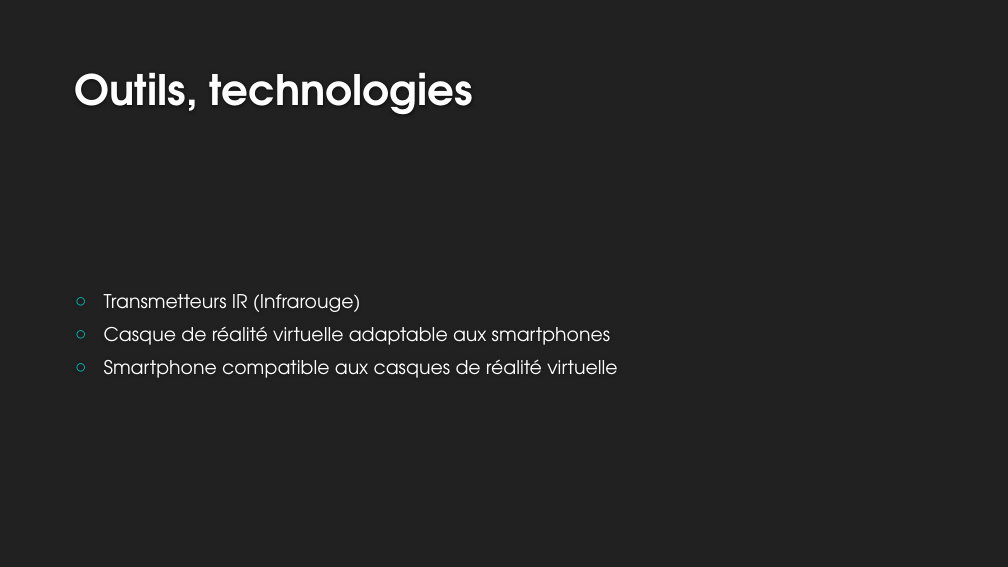
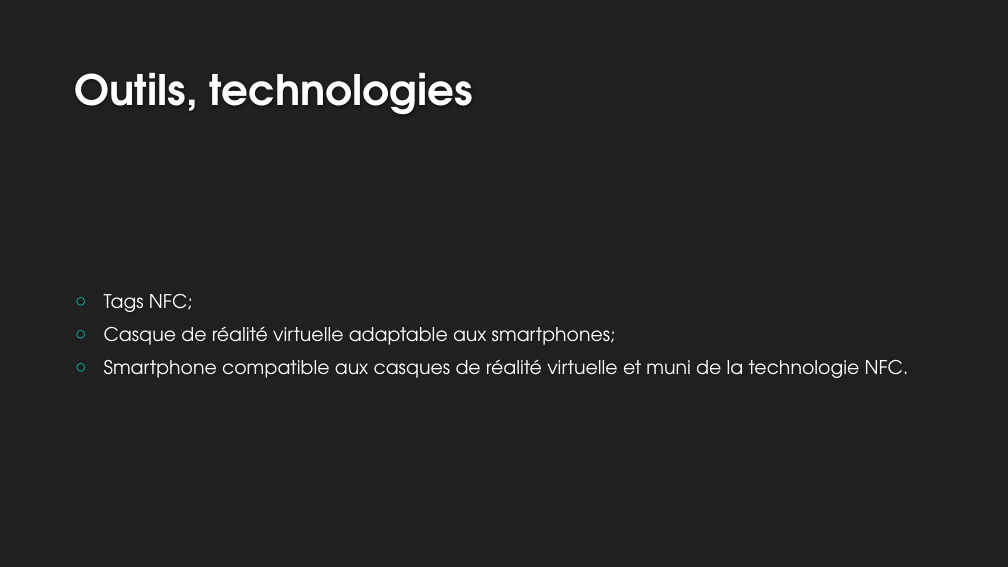
Before and after one commit to rlembo06/VR_tourism, a slide deck: slide 6 of annexes/slides-VR_Tourism.pptx. Drawn at 1008x567 pixels with LibreOffice and Linux fonts; fonts in the diff are those of the drawing; background and template pictures are left out. Boxes give left, top, right and bottom in pixels: in the first picture for what was removed or moved away, otherwise in the second. Text is boxed around its words. In the diff, an @@ line names an element or a change of style, - is before the commit and + after.

Commit message:
Mise à jour du slider. Infrarouge vers NFC

```diff
--- a/annexes/slides-VR_Tourism.pptx
+++ b/annexes/slides-VR_Tourism.pptx
@@ text at (104, 294, 909, 378): text changed @@
-○ Transmetteurs IR (Infrarouge)
-○ Casque de réalité virtuelle adaptable aux smartphones
-○ Smartphone compatible aux casques de réalité virtuelle
+○ Tags NFC;
+○ Casque de réalité virtuelle adaptable aux smartphones;
+○ Smartphone compatible aux casques de réalité virtuelle et muni de la technologie NFC.
```
Also in this commit, not shown: 1 other slide changed.
